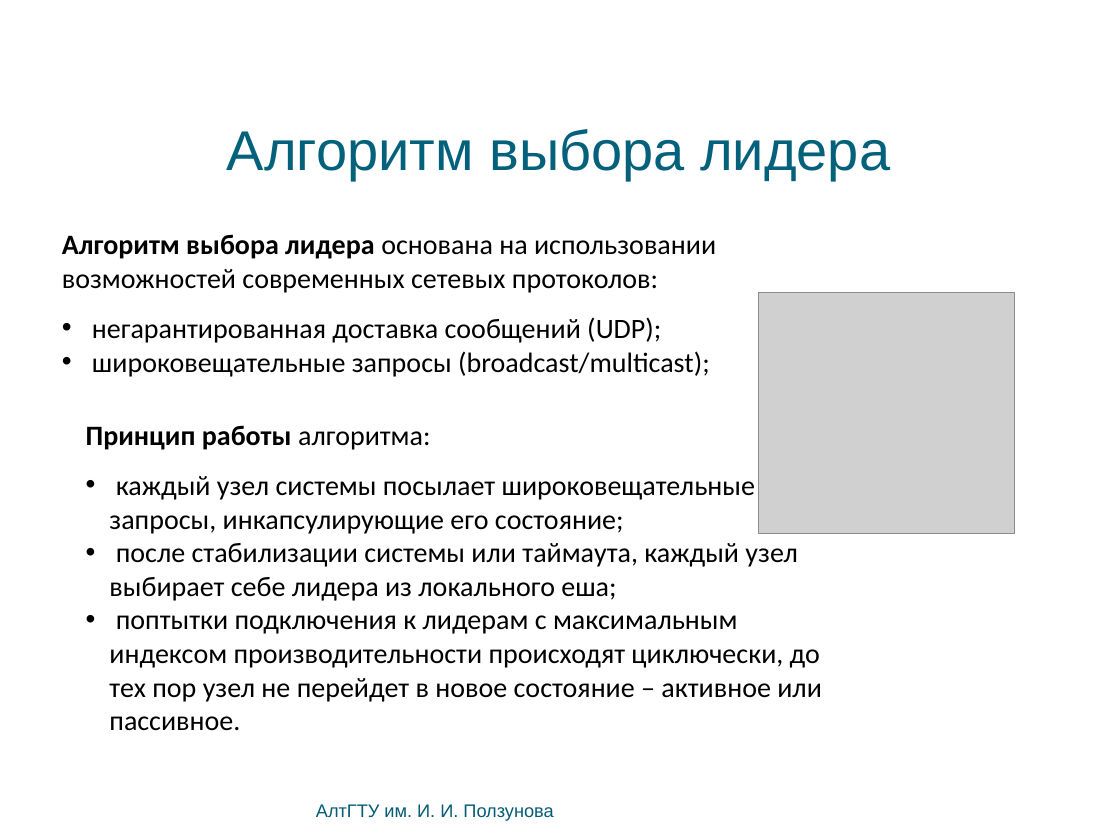
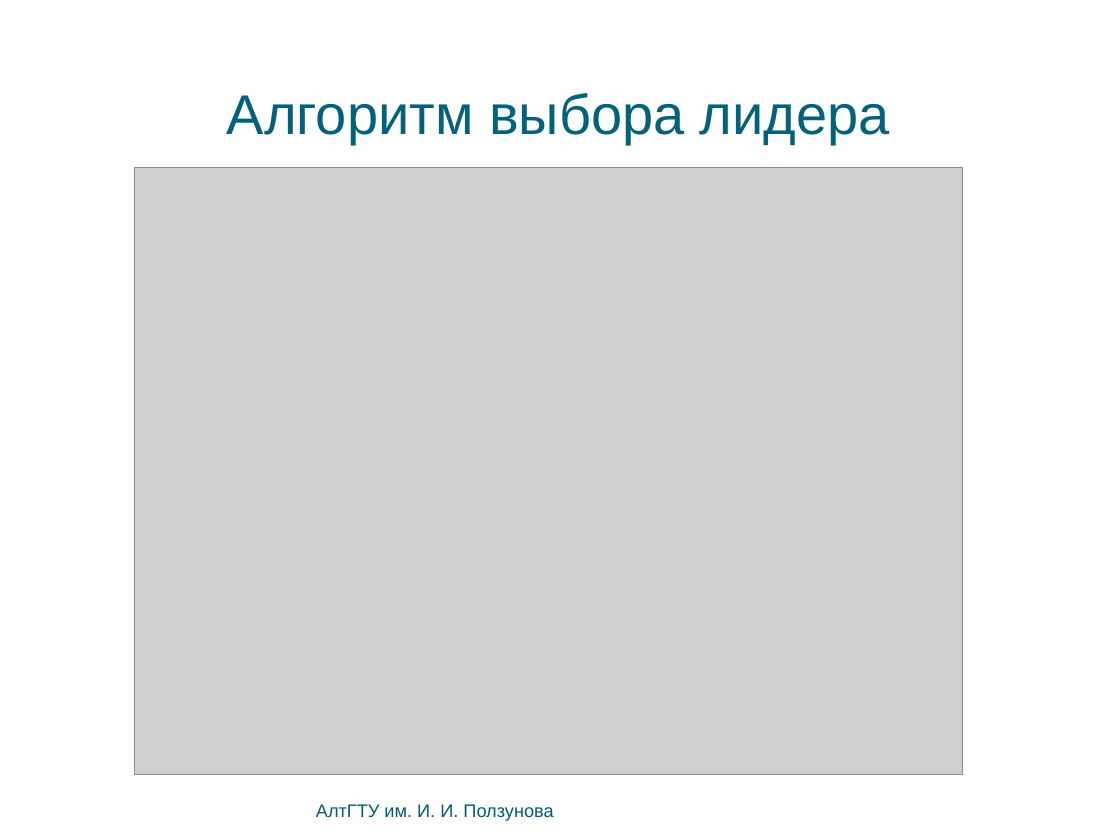
Before and after one commit to bluerain/snoopy, a slide deck: slide 5 of diploma/trunk/ppt/starovoitov.ppt (slide 13 before the commit). Drawn at 1120x840 pixels with LibreOffice and Linux fonts; fonts in the diff are those of the drawing; grey boxes stand for pictures; background and template pictures are left out. Boxes give left, top, right and bottom in pixels: in the first picture for what was removed or moved away, otherwise in the second. Text is boxed around its words. In the diff, an @@ line names an element or a change of style, - is before the commit and + after.

```diff
--- a/diploma/trunk/ppt/starovoitov.ppt
+++ b/diploma/trunk/ppt/starovoitov.ppt
@@ text "Алгоритм выбора лидера": place and size @@
-text "Алгоритм выбора лидера" at box(227, 129, 890, 180)
+text "Алгоритм выбора лидера" at box(227, 93, 890, 144)
@@ picture: place and size @@
-picture at box(758, 293, 1014, 534)
+picture at box(135, 168, 964, 775)
@@ text removed at box(62, 234, 716, 377) @@
-Алгоритм выбора лидера основана на использовании возможностей современных сетевых протоколов:
-• негарантированная доставка сообщений (UDP);
-• широковещательные запросы (broadcast/multicast);
@@ text removed at box(86, 425, 822, 702) @@
-Принцип работы алгоритма:
-• каждый узел системы посылает широковещательные запросы, инкапсулирующие его состояние;
-• после стабилизации системы или таймаута, каждый узел выбирает себе лидера из локального еша;
-• поптытки подключения к лидерам с максимальным индексом производительности происходят циключески, до тех пор узел не перейдет в новое состояние – активное или пассивное.
```
Also in this commit, not shown: 4 other slides changed, 2 other files.
